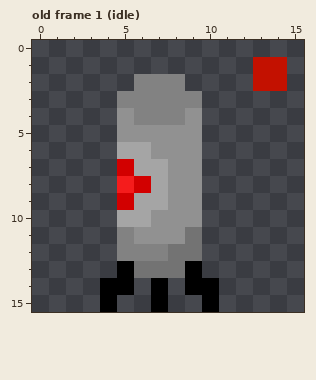
Pixel-art file, stored at resources/art/laser-turret.aseprite. Above is the file before it was changed.
16x16 pixels, 6 frames. Colours within 5 levels of each other are drawn and written as one. Shown: old frame 1 (idle). The commit also changed other frames, which this record leaves out.
After:
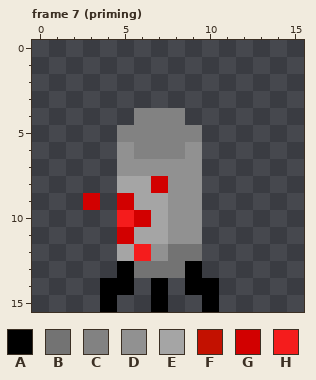
Palette (. is transparent): A #000000  B #737373  C #828282  D #919191  E #a5a5a5  F #c31100  G #d20000  H #f51c1c
A new or re-ordered frame is compared with the old frame closest to it.
The edit:
frames 6 -> 22
--- frame 7 (priming) is new; against old frame 1 (idle)
@@ x 0..15 @@
  0 ................
- 1 .............FF.
- 2 ......CCC....FF.
- 3 .....CCCCC......
- 4 .....DCCCD......
- 5 .....DDDDD......
- 6 .....EEDDD......
- 7 .....GEEDD......
- 8 .....HGEDD......
- 9 .....GEEDD......
-10 .....EEDDD......
-11 .....CDDDB......
-12 .....CCCBB......
+ 1 ................
+ 2 ................
+ 3 ................
+ 4 ......CCC.......
+ 5 .....CCCCC......
+ 6 .....DCCCD......
+ 7 .....DDDDD......
+ 8 .....EEGDD......
+ 9 ...G.GEEDD......
+10 .....HGEDD......
+11 .....GEEDD......
+12 .....EHDBB......
 13 .....ABBBA......
